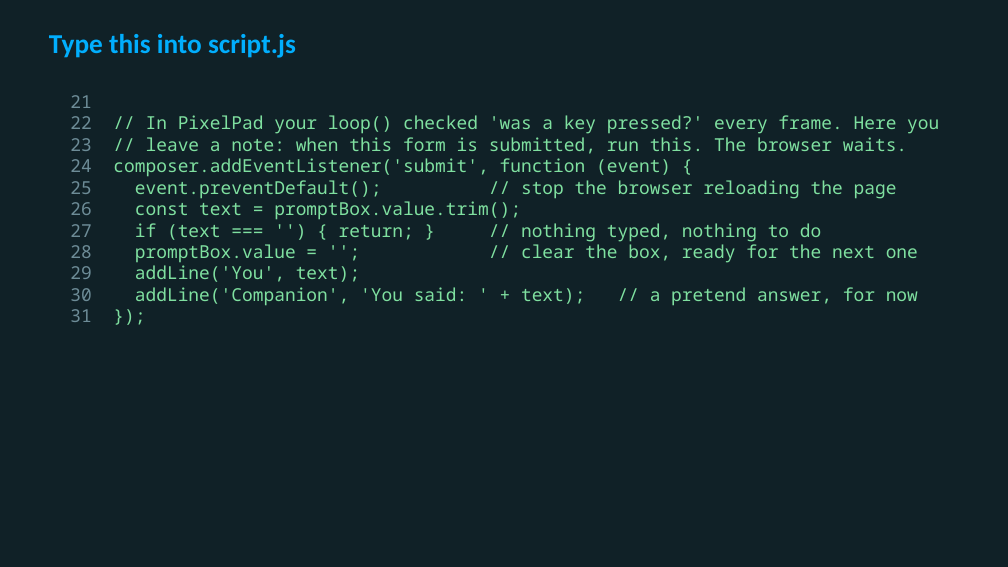
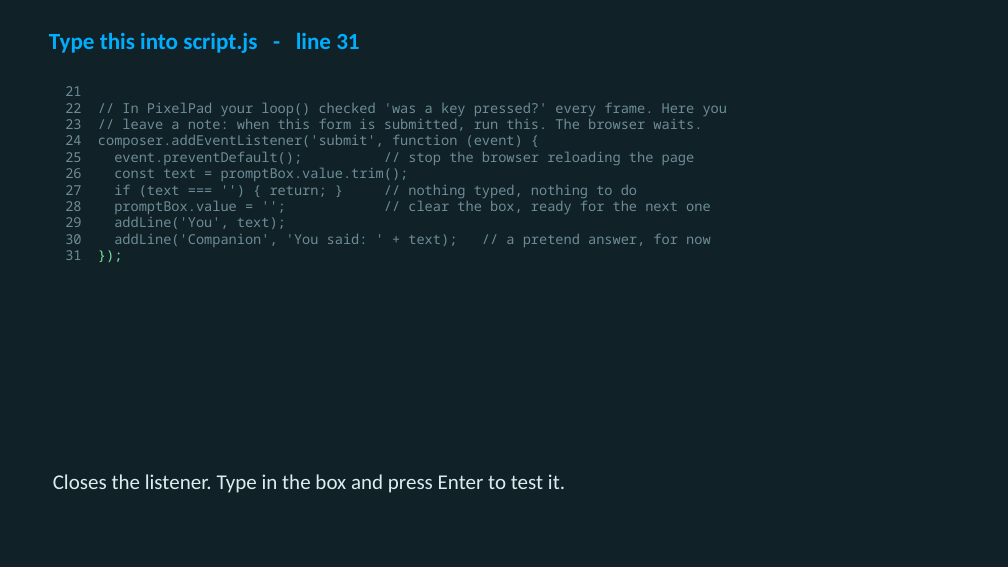
Before and after one commit to utgapps/utgapps.github.io, a slide deck: slide 21 of ai101/slides/week-02.pptx (slide 5 before the commit). Drawn at 1008x567 pixels with LibreOffice and Linux fonts; fonts in the diff are those of the drawing. Boxes give left, top, right and bottom in pixels: in the first picture for what was removed or moved away, otherwise in the second. Text is boxed around its words. In the diff, an @@ line names an element or a change of style, - is before the commit and + after.

```diff
--- a/ai101/slides/week-02.pptx
+++ b/ai101/slides/week-02.pptx
@@ text at [49,32,359,53]: text changed; size 26 to 22 pt @@
-Type this into script.js
+Type this into script.js - line 31
@@ text "21": place and size @@
-text "21" at [70,95,939,306]
+text "21" at [65,86,728,247]
@@ text "21" at [65,86,728,247]: size 17 to 13 pt, text colour #7FE0A0 to #6D8C97 @@
@@ text added at [53,474,565,493], 20 pt, text #DCECEF @@
+Closes the listener. Type in the box and press Enter to test it.
```
Also in this commit, not shown: 2 other slides changed, 30 slides added, 17 other files.
